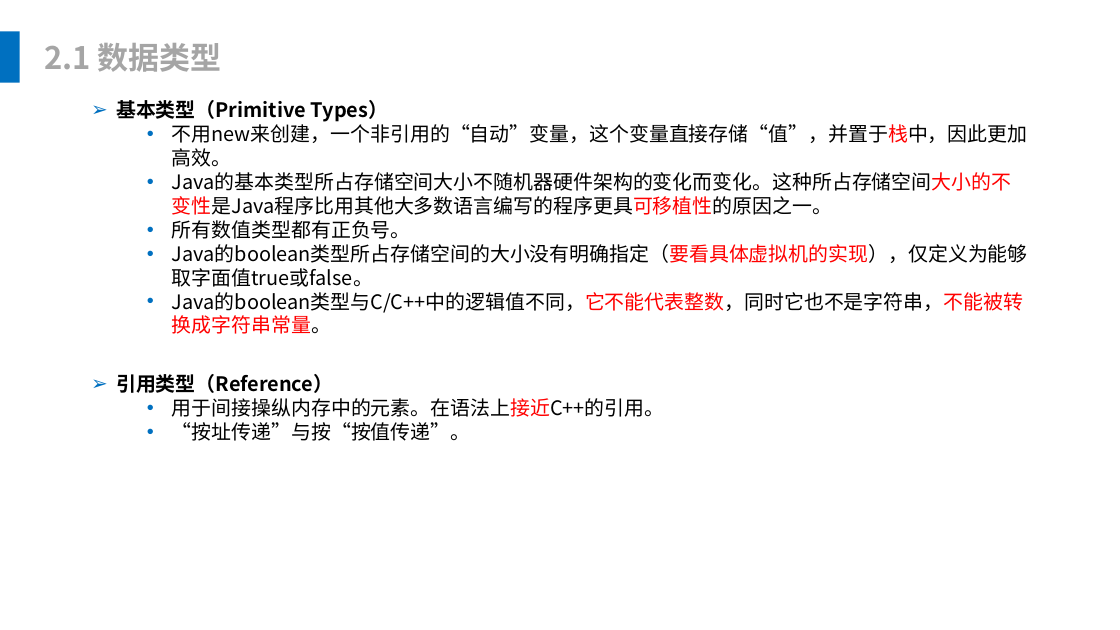
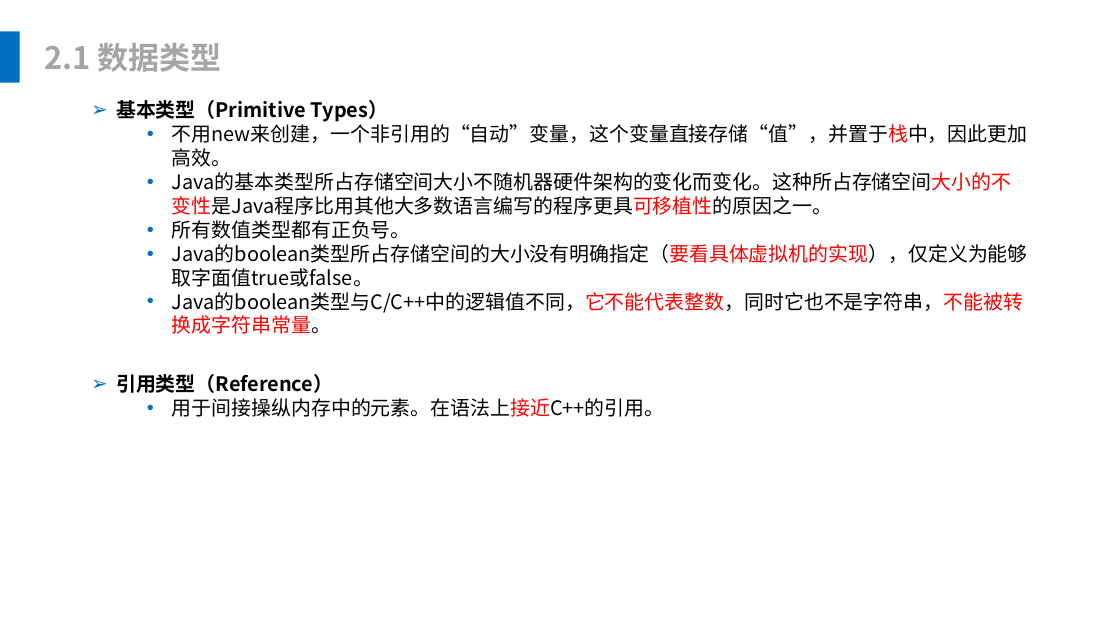
Before and after one commit to leonliu06/JavaTrainning, a slide deck: slide 9 of Java基础培训.pptx. Drawn at 1120x630 pixels with LibreOffice and Linux fonts; fonts in the diff are those of the drawing. Boxes give left, top, right and bottom in pixels: in the first picture for what was removed or moved away, otherwise in the second. Text is boxed around its words. In the diff, an @@ line names an element or a change of style, - is before the commit and + after.

```diff
--- a/Java基础培训.pptx
+++ b/Java基础培训.pptx
@@ text at [172,422,471,441]: paragraph removed @@
-  • “按址传递”与按“按值传递”。
```
Also in this commit, not shown: 7 other slides changed, 8 other files.
